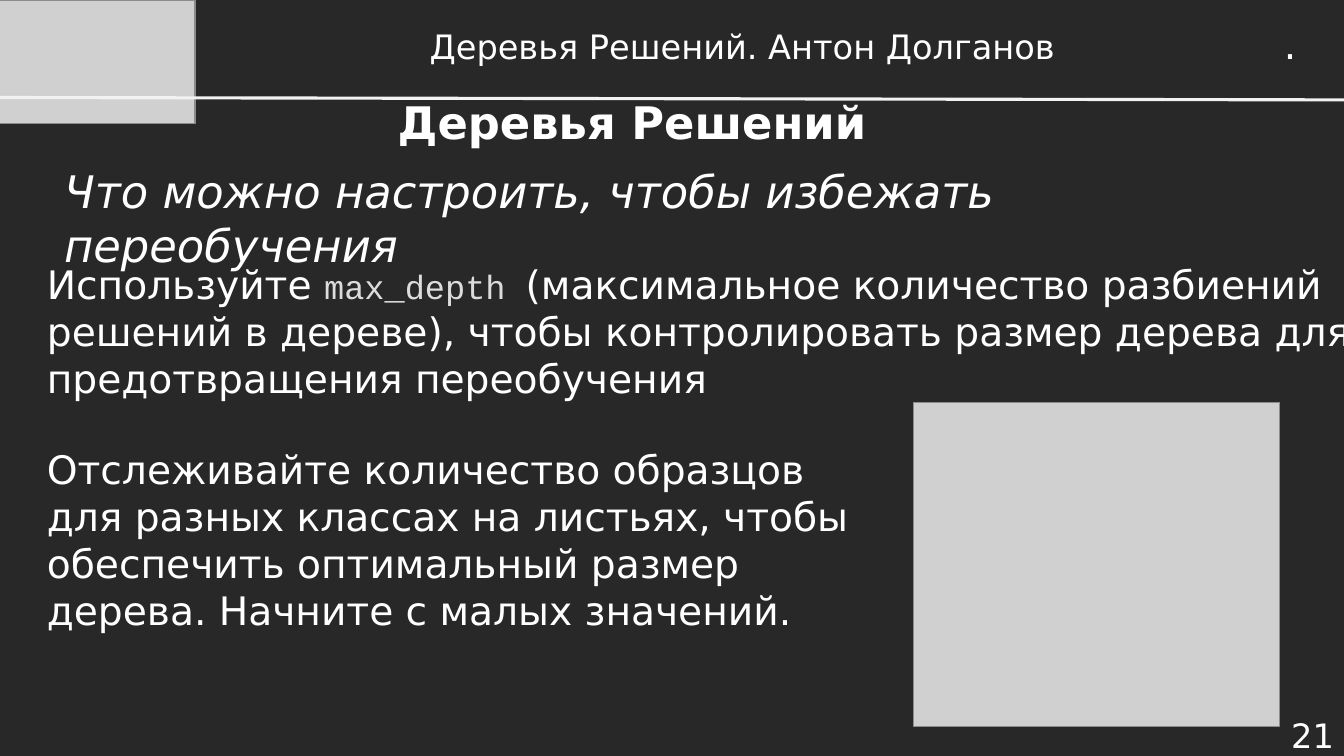
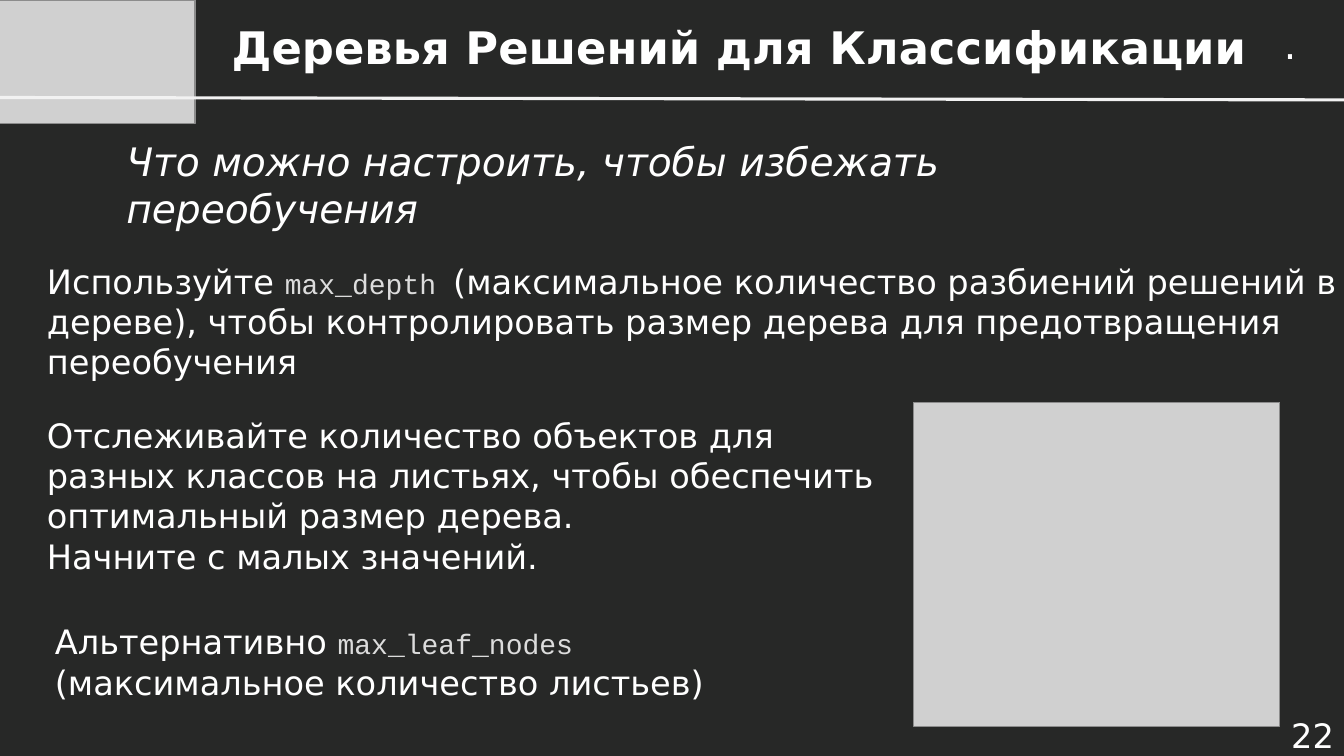
Before and after one commit to dayekb/Study, a slide deck: slide 22 of rus/UrFU/IST in Medicine/1 season/Презентации/Лекция 1.10 - Деревья Решений.pptx (slide 21 before the commit). Drawn at 1344x756 pixels with LibreOffice and Linux fonts; fonts in the diff are those of the drawing; grey boxes stand for pictures. Boxes give left, top, right and bottom in pixels: in the first picture for what was removed or moved away, otherwise in the second. Text is boxed around its words. In the diff, an @@ line names an element or a change of style, - is before the commit and + after.

```diff
--- a/rus/UrFU/IST in Medicine/1 season/Презентации/Лекция 1.10 - Деревья Решений.pptx
+++ b/rus/UrFU/IST in Medicine/1 season/Презентации/Лекция 1.10 - Деревья Решений.pptx
@@ text at (x1=232, y1=29, x2=1246, y2=74): text changed; size 24 to 32 pt; bold on @@
-Деревья Решений. Антон Долганов
+Деревья Решений для Классификации
@@ title removed at (x1=398, y1=104, x2=866, y2=149) @@
-Деревья Решений
@@ text "Что можно настроить, чтобы избежать ..." moved from (x1=64, y1=173, x2=993, y2=272) to (x1=126, y1=145, x2=939, y2=231) @@
@@ text "Что можно настроить, чтобы избежать ..." at (x1=126, y1=145, x2=939, y2=231): size 32 to 28 pt @@
@@ text "Используйте max_depth (максимальное количество разбиений ..." at (x1=47, y1=268, x2=1336, y2=381): size 28 to 24 pt; size 24 to 20 pt in "max_depth" @@
@@ text at (x1=47, y1=422, x2=873, y2=570): text changed; size 28 to 24 pt @@
-Отслеживайте количество образцов для разных классах на листьях, чтобы обеспечить оптимальный размер дерева. Начните с малых значений.
+Отслеживайте количество объектов для разных классов на листьях, чтобы обеспечить оптимальный размер дерева.
+Начните с малых значений.
@@ text added at (x1=55, y1=629, x2=704, y2=700), 24 pt, text #FFFFFF @@
+Альтернативно max_leaf_nodes (максимальное количество листьев)
@@ page number at (x1=1291, y1=723, x2=1334, y2=748): text changed @@
-21
+22
```
Also in this commit, not shown: 42 other slides changed, 2 slides added, 3 slides removed, 14 other files.
